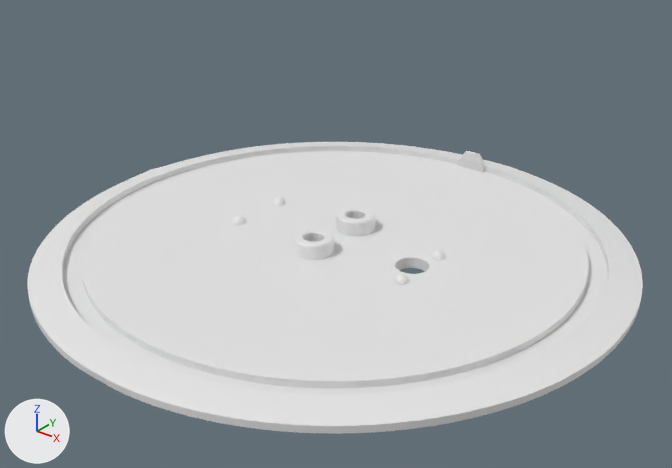
An edit to the Blender file CAD/Blender/head/radar_surround.blend, drawn before and after from the same camera.
The view is the same before and after, from a 50 mm camera at (78.6, -98.1, 63.4) aimed at (3.1, -3.6, 4.8). The axes (+X, +Y, +Z) are drawn at lower left. The lights are the same throughout.

In view in the first picture: 'Alex_Paul_Radar_Surround_v4.06'.
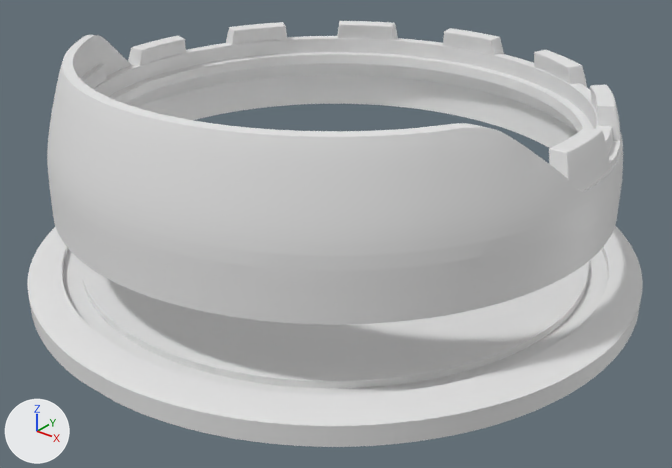
Diff of the bpy script that builds the scene:
```diff
--- a/CAD/Blender/head/radar_surround.blend.py
+++ b/CAD/Blender/head/radar_surround.blend.py
@@ me_alex_paul_radar_surround_v4_001 @@
 # used by ob_alex_paul_radar_surround_v4_06; location = (0.0, 0.0, 0.0); scale = (1.02, 1.02, 1.02)
-me_alex_paul_radar_surround_v4_001.from_pydata(...)  # 4471 vertices, 4444 faces; spans x -43.3..43.3, y -43.2..43.2, z 0.0..3.9
+me_alex_paul_radar_surround_v4_001.from_pydata(...)  # 4405 vertices, 4370 faces; spans x -43.3..43.3, y -43.2..43.2, z -1.8..3.9
+# me_alex_paul_radar_surround_v4_001 part 1: 598 vertices moved from x -43.3..43.3, y -43.2..43.2, z 0.0 to x -43.3..43.3, y -43.2..43.2, z -1.8; 185 vertices removed from x -12.0..2.9, y -7.8..38.7, z 0.0..0.7; 119 vertices added at x -12.0..2.9, y -7.8..7.8, z -1.8
@@ ob_alex_paul_radar_surround_v4_001 @@
 ob_alex_paul_radar_surround_v4_001.scale = (1.02, 1.02, 1.02)
-ob_alex_paul_radar_surround_v4_001.hide_set(True)
```

Location of each change, (x1, y1, x2, y2) in pixels of the pictures (672 x 468 px; the box of a moved part takes in the faces that stretch with it):
'Alex_Paul_Radar_Surround_v4.06', reshaped
    before: (28, 142, 643, 434)
    after: (28, 226, 643, 447)
'Alex_Paul_Radar_Surround_v4.001', shown
    after: (47, 21, 623, 325)
part 1 of me_alex_paul_radar_surround_v4_001, moved or reshaped (not visible before)
    after: (29, 300, 641, 447)
